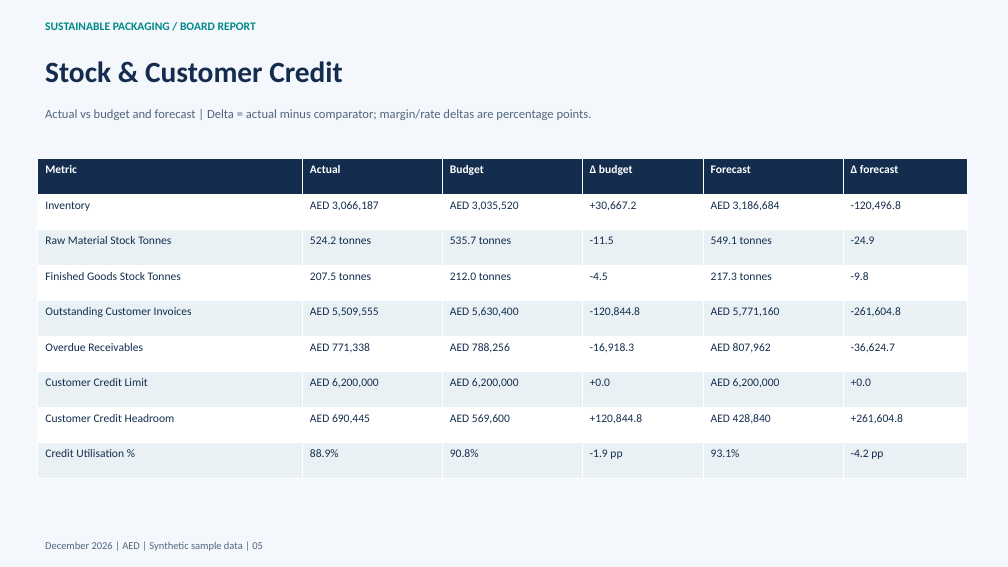
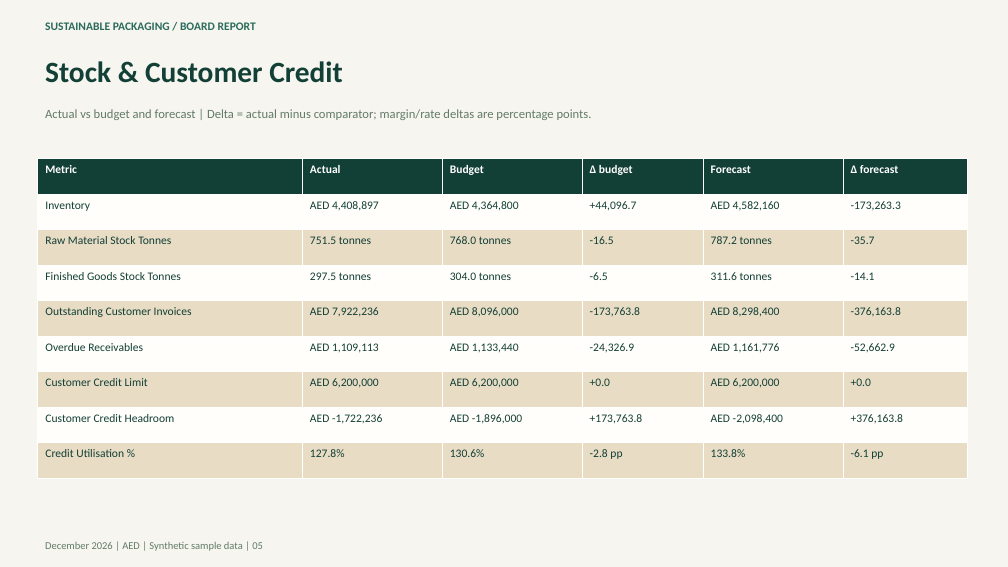
Before and after one commit to mikespence1/finance-intelligence-visual, a slide deck: slide 5 of finance-intelligence/examples/sustainable_packaging_board_2026-12.pptx. Drawn at 1008x567 pixels with LibreOffice and Linux fonts; fonts in the diff are those of the drawing. Boxes give left, top, right and bottom in pixels: in the first picture for what was removed or moved away, otherwise in the second. Text is boxed around its words. In the diff, an @@ line names an element or a change of style, - is before the commit and + after.

```diff
--- a/finance-intelligence/examples/sustainable_packaging_board_2026-12.pptx
+++ b/finance-intelligence/examples/sustainable_packaging_board_2026-12.pptx
@@ background #F4F7FB to #F6F5EF @@
@@ text "SUSTAINABLE PACKAGING / BOARD REPORT" at [45,22,256,30]: text colour #008A87 to #2A6B5C @@
@@ text "Stock & Customer Credit" at [45,61,343,83]: text colour #142D4E to #123F36 @@
@@ text "Actual vs budget and forecast ..." at [45,109,592,120]: text colour #52677F to #637B69 @@
@@ table at [38,159,968,479] @@
-row 2: Inventory | AED 3,066,187 | AED 3,035,520 | +30,667.2 | AED 3,186,684 | -120,496.8
+row 2: Inventory | AED 4,408,897 | AED 4,364,800 | +44,096.7 | AED 4,582,160 | -173,263.3
-row 3: Raw Material Stock Tonnes | 524.2 tonnes | 535.7 tonnes | -11.5 | 549.1 tonnes | -24.9
+row 3: Raw Material Stock Tonnes | 751.5 tonnes | 768.0 tonnes | -16.5 | 787.2 tonnes | -35.7
-row 4: Finished Goods Stock Tonnes | 207.5 tonnes | 212.0 tonnes | -4.5 | 217.3 tonnes | -9.8
+row 4: Finished Goods Stock Tonnes | 297.5 tonnes | 304.0 tonnes | -6.5 | 311.6 tonnes | -14.1
-row 5: Outstanding Customer Invoices | AED 5,509,555 | AED 5,630,400 | -120,844.8 | AED 5,771,160 | -261,604.8
+row 5: Outstanding Customer Invoices | AED 7,922,236 | AED 8,096,000 | -173,763.8 | AED 8,298,400 | -376,163.8
-row 6: Overdue Receivables | AED 771,338 | AED 788,256 | -16,918.3 | AED 807,962 | -36,624.7
+row 6: Overdue Receivables | AED 1,109,113 | AED 1,133,440 | -24,326.9 | AED 1,161,776 | -52,662.9
-row 8: Customer Credit Headroom | AED 690,445 | AED 569,600 | +120,844.8 | AED 428,840 | +261,604.8
+row 8: Customer Credit Headroom | AED -1,722,236 | AED -1,896,000 | +173,763.8 | AED -2,098,400 | +376,163.8
-row 9: Credit Utilisation % | 88.9% | 90.8% | -1.9 pp | 93.1% | -4.2 pp
+row 9: Credit Utilisation % | 127.8% | 130.6% | -2.8 pp | 133.8% | -6.1 pp
@@ fill #142D4E to #123F36 in row 1 @@
@@ fill #FFFFFF to #FFFEFA in 24 cells @@
@@ fill #EAF1F5 to #E8DCC4 in 24 cells @@
@@ text colour #142D4E to #123F36 in "Inventory", "Raw Material Stock Tonnes", "Finished Goods Stock Tonnes", "Outstanding Customer Invoices" and 9 more places @@
@@ text "December 2026 | AED | ..." at [45,542,263,551]: text colour #52677F to #637B69 @@
```
Also in this commit, not shown: 10 other slides changed, 34 other files.
